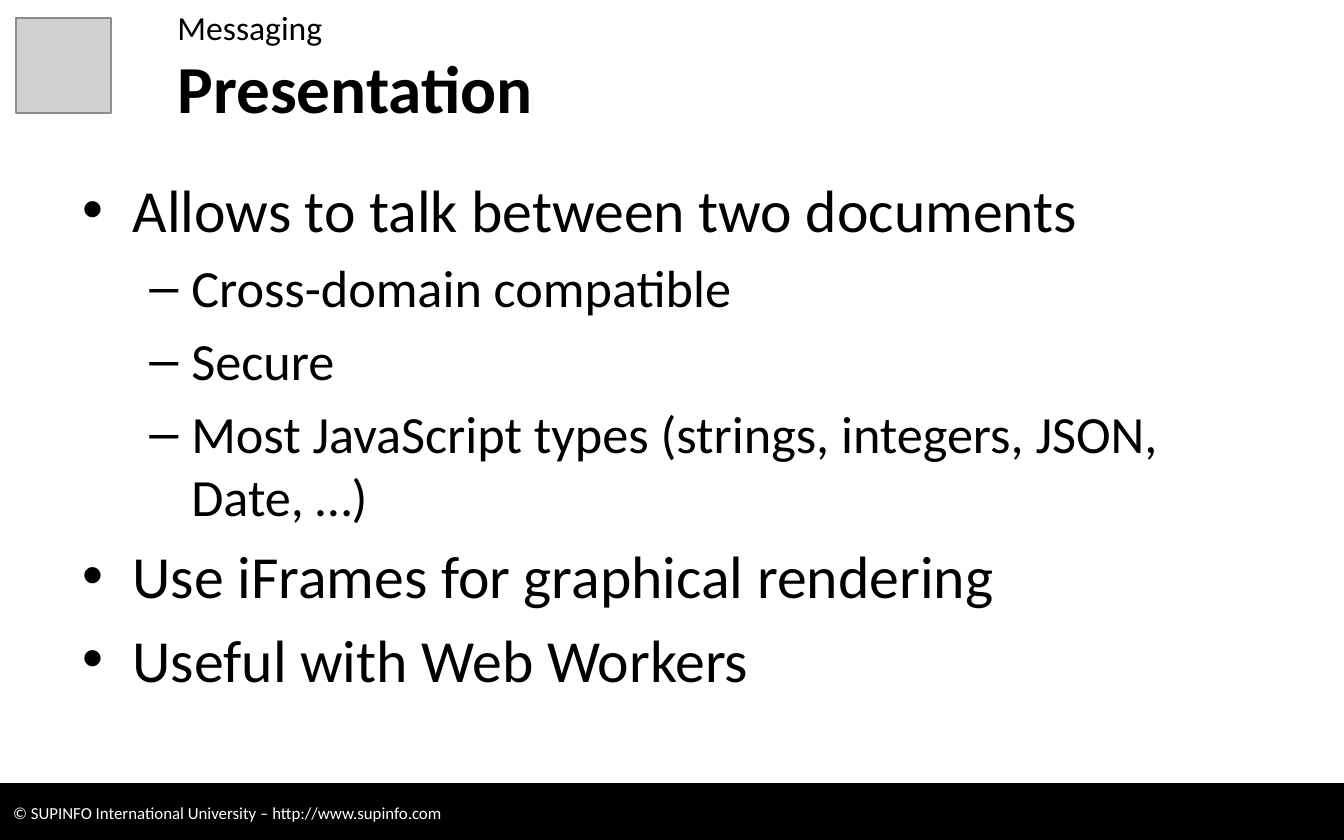
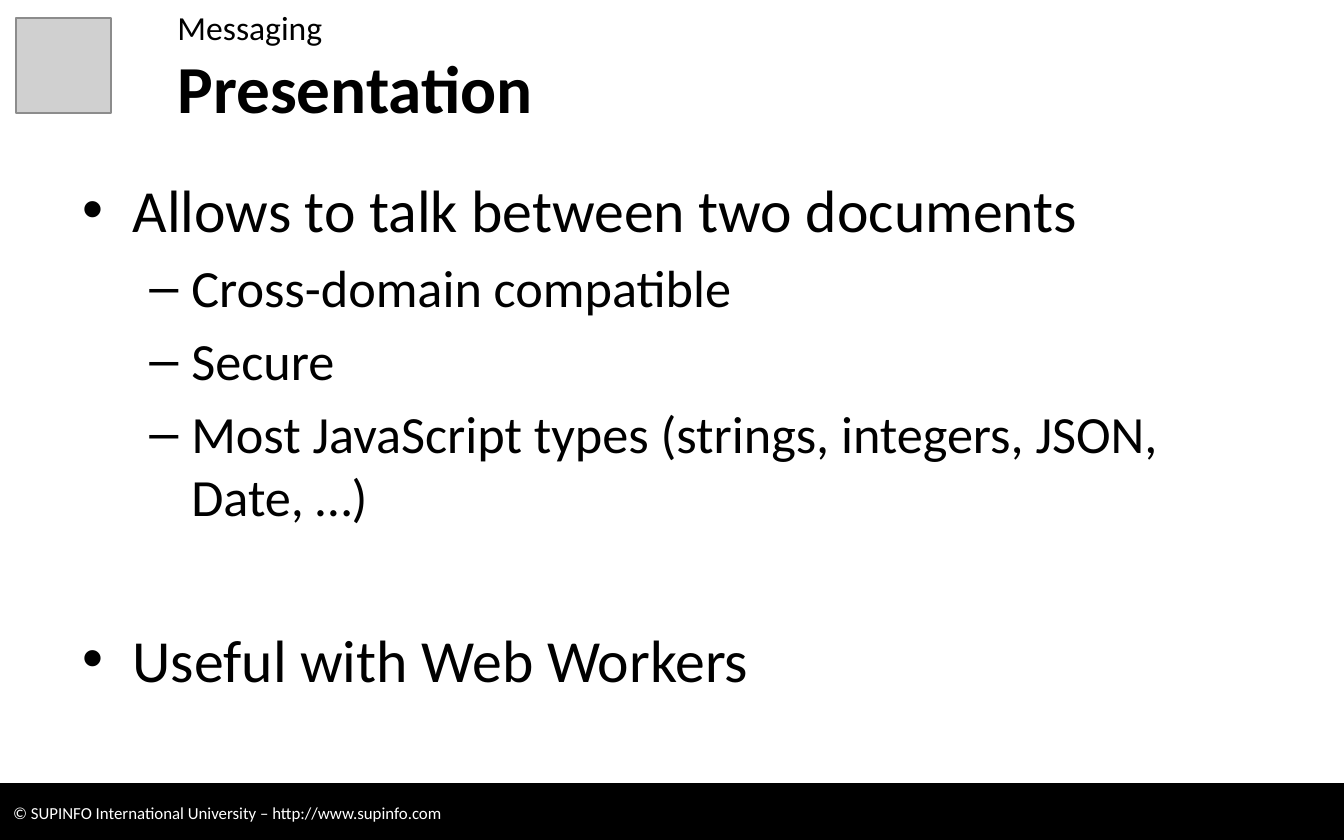
Before and after one commit to CodeCourses/3WEB, a slide deck: slide 5 of 05 - HTML5 - New APIs 1 [RC without Labs].pptx (slide 39 before the commit). Drawn at 1344x840 pixels with LibreOffice and Linux fonts; fonts in the diff are those of the drawing; grey boxes stand for pictures; background and template pictures are left out. Boxes give left, top, right and bottom in pixels: in the first picture for what was removed or moved away, otherwise in the second. Text is boxed around its words. In the diff, an @@ line names an element or a change of style, - is before the commit and + after.

```diff
--- a/05 - HTML5 - New APIs 1 [RC without Labs].pptx
+++ b/05 - HTML5 - New APIs 1 [RC without Labs].pptx
@@ text at <box>133,556,993,609</box>: paragraph removed @@
-• Use iFrames for graphical rendering
```
Also in this commit, not shown: 10 other slides changed, 14 slides added, 1 slide removed, 9 other files.
